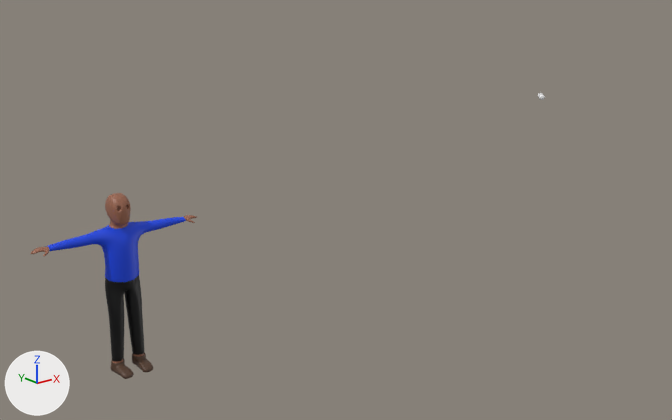
What one commit did to the FBX model The Aqua Project/Assets/Modelos/p3.fbx.
The view is the same before and after, from a 50 mm lens placed at (-9.55, -20.55, 8.83), pointed at (3.55, -4.19, 2.28). Lighting does not change. The marker at lower left points along +X, +Y and +Z. Where no turn or scale is listed for an object, it has been applied to the vertices.
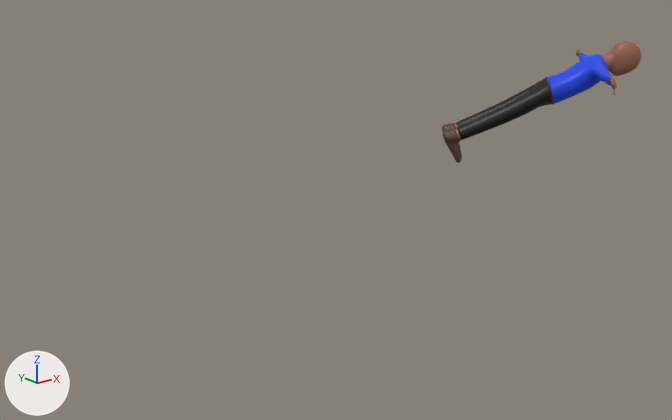
Changed parts and their boxes (x1, y1, x2, y2) in the pictures (672 x 420 px):
'Sphere.001', moved, turned: before (46, 217, 186, 282); after (546, 53, 612, 104)
'Sphere.002', moved, turned: before (105, 275, 144, 361); after (456, 78, 553, 140)
'Sphere', moved, turned: before (31, 193, 197, 363); after (454, 41, 642, 140)
'Sphere.003', moved, turned: before (111, 352, 153, 379); after (442, 123, 462, 163)

The change, as a diff of the scene's bpy script:
```diff
--- a/The Aqua Project/Assets/Modelos/p3.fbx.py
+++ b/The Aqua Project/Assets/Modelos/p3.fbx.py
@@ ob_sphere_002 @@
 ob_sphere_002 = bpy.data.objects.new('Sphere.002', me_sphere_007)
-ob_sphere_002.location = (0.0, 0.0, 2.03)
+ob_sphere_002.location = (8.68, -8.17, 5.86)
+ob_sphere_002.rotation_euler = (1.109, 0.0, 0.815)  # degrees (64, 0, 47)
 ob_sphere_002.scale = (0.362, 0.362, 0.362)
@@ ob_sphere @@
 ob_sphere = bpy.data.objects.new('Sphere', me_sphere_005)
-ob_sphere.location = (0.0, 0.0, 2.03)
+ob_sphere.location = (8.68, -8.17, 5.86)
+ob_sphere.rotation_euler = (1.109, 0.0, 0.815)  # degrees (64, 0, 47)
 ob_sphere.scale = (0.362, 0.362, 0.362)
@@ ob_sphere_003 @@
 ob_sphere_003 = bpy.data.objects.new('Sphere.003', me_sphere_008)
-ob_sphere_003.location = (0.0, 0.0, 2.03)
+ob_sphere_003.location = (8.68, -8.17, 5.86)
+ob_sphere_003.rotation_euler = (1.109, 0.0, 0.815)  # degrees (64, 0, 47)
 ob_sphere_003.scale = (0.362, 0.362, 0.362)
@@ ob_sphere_001 @@
 ob_sphere_001 = bpy.data.objects.new('Sphere.001', me_sphere_006)
-ob_sphere_001.location = (0.0, 0.0, 2.03)
+ob_sphere_001.location = (8.68, -8.17, 5.86)
+ob_sphere_001.rotation_euler = (1.109, 0.0, 0.815)  # degrees (64, 0, 47)
 ob_sphere_001.scale = (0.362, 0.362, 0.362)
```
